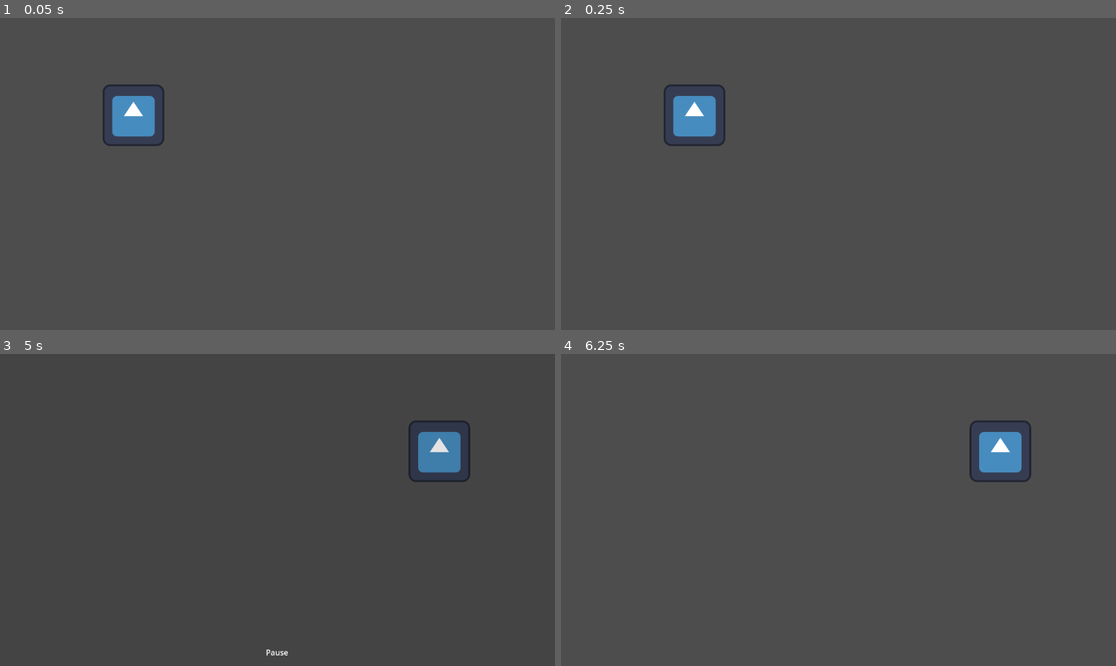
Above: before the commit, frames 1-4 (two rows, left to right).
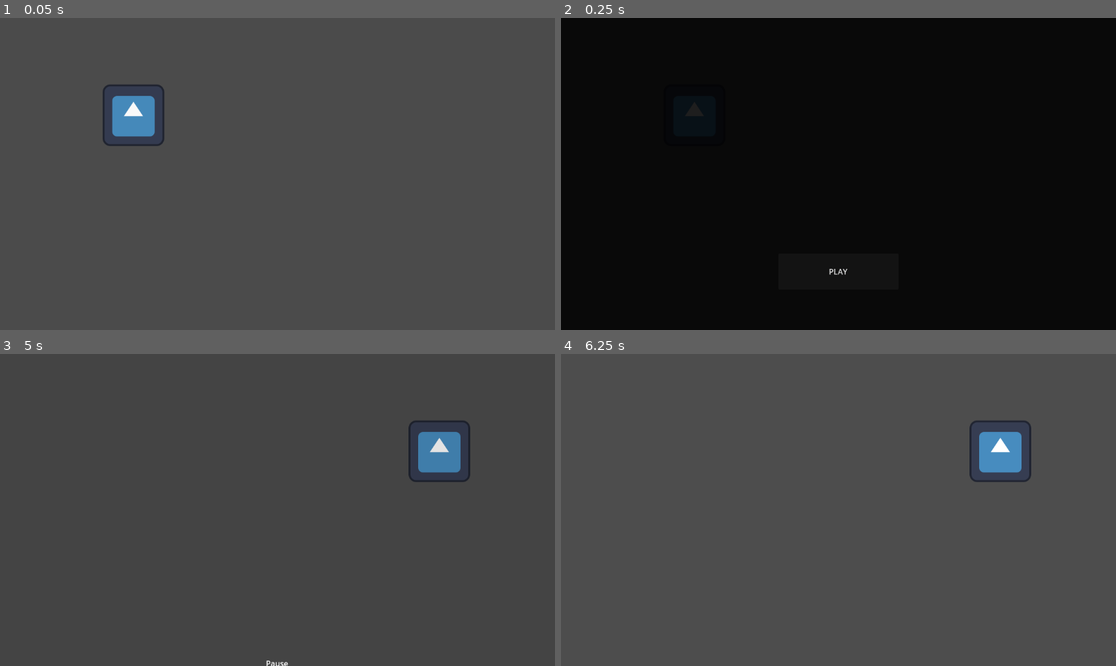
Above: after the commit, the same moments.

Repository: Ninesliced/globalgamejam2025
Game: Godot game, scene res://scenes/main.tscn
Same seed, same stepped clock (60 frames per second), same inputs: the game is played once before the commit and once after it. The engine's default icon, where the game draws it, is replaced by a stand-in: a white triangle on a blue panel in a dark square.
Inputs (mouse positions are in pixels of both pictures, inside the frame that each line leads up to):
- Up to frame 1 (0.05 s): no input
- Up to frame 2 (0.25 s): no input
- Up to frame 3 (5 s): click (277, 600) at 0.5 s, where only the run after the commit has a clickable "PLAY"; tap Enter (ui_accept) at 1.25, 1.52, 2.27, 3.77, 4.52 s; hold Right (ui_right) 1.28-2.78 s; hold Left (ui_left) 2.78-3.53 s; hold Right (ui_right) from 3.53 s (still down); tap Escape (pause) at 4.9 s
- Up to frame 4 (6.25 s): release Right (ui_right) at 5.03 s; hold Left (ui_left) 5.03-5.75 s; tap Enter (ui_accept) at 5.27 s; click "Resume" (after the commit: "RESUME") at 5.75 s

The runs differ from the first frame. In frame 2, 100% of the frame differs, in the area x 0-100%, y 0-100%; in frame 3, less than 0.1%; in frame 4, nothing differs.

Commit message:
add main menu, added quit to pause, changed pause

Diff:
--- /dev/null
+++ b/scenes/ui/menu/main_menu.gd
@@ -0,0 +1,7 @@
+extends Menu
+
+func _ready() -> void:
+	is_backable = false
+
+func _on_play_pressed():
+	Global.menu_manager.exit_menu()
--- /dev/null
+++ b/scenes/ui/menu/main_menu.tscn
@@ -0,0 +1,38 @@
+[gd_scene load_steps=2 format=3 uid="uid://tmy5pmuxhk1t"]
+
+[ext_resource type="Script" path="res://scenes/ui/menu/main_menu.gd" id="1_3dxpn"]
+
+[node name="MainMenu" type="Control"]
+layout_mode = 3
+anchors_preset = 15
+anchor_right = 1.0
+anchor_bottom = 1.0
+grow_horizontal = 2
+grow_vertical = 2
+script = ExtResource("1_3dxpn")
+
+[node name="VBoxContainer" type="VBoxContainer" parent="."]
+layout_mode = 1
+anchors_preset = 15
+anchor_right = 1.0
+anchor_bottom = 1.0
+grow_horizontal = 2
+grow_vertical = 2
+
+[node name="MarginContainer" type="MarginContainer" parent="VBoxContainer"]
+layout_mode = 2
+size_flags_vertical = 3
+size_flags_stretch_ratio = 6.29
+
+[node name="Button" type="Button" parent="VBoxContainer"]
+custom_minimum_size = Vector2(250, 75)
+layout_mode = 2
+size_flags_horizontal = 4
+text = "PLAY"
+
+[node name="MarginContainer2" type="MarginContainer" parent="VBoxContainer"]
+layout_mode = 2
+size_flags_vertical = 3
+size_flags_stretch_ratio = 1.22
+
+[connection signal="pressed" from="VBoxContainer/Button" to="." method="_on_play_pressed"]
--- a/scenes/ui/menu/menu_manager.gd
+++ b/scenes/ui/menu/menu_manager.gd
@@ -22,6 +22,7 @@
 
 
 func _ready():
+	set_menu("MainMenu")
 	pass
 
 @export var texture: Texture:
@@ -58,6 +59,7 @@
 func set_menu(menu_name: String, add_to_stack: bool = true, animation_direction_right = true):
 	var menu: Control = get_node_or_null("Menus/" + str(menu_name))
 	if not menu:
+		printerr("Menu not found: " + menu_name)
 		return
 
 	set_menu_by_node(menu, add_to_stack, animation_direction_right)
@@ -142,6 +144,8 @@
 	background_tween.tween_property(background, "modulate", color, MENU_TRANSITION_DURATION)
 
 	var initial_val = blur_background.material.get_shader_parameter("amount")
+	if not initial_val:
+		return
 	background_tween.tween_method(func(val):
 		blur_background.material.set_shader_parameter("amount", val)
 	, initial_val, final_blur, MENU_TRANSITION_DURATION)
--- a/scenes/ui/menu/menu_manager.tscn
+++ b/scenes/ui/menu/menu_manager.tscn
@@ -1,7 +1,8 @@
-[gd_scene load_steps=5 format=3 uid="uid://bk62u1muho6ot"]
+[gd_scene load_steps=6 format=3 uid="uid://bk62u1muho6ot"]
 
 [ext_resource type="Script" path="res://scenes/ui/menu/menu_manager.gd" id="1_2yx3i"]
 [ext_resource type="PackedScene" uid="uid://b64p3bg6pqutj" path="res://scenes/ui/menu/pause_menu.tscn" id="1_lurkk"]
+[ext_resource type="PackedScene" uid="uid://tmy5pmuxhk1t" path="res://scenes/ui/menu/main_menu.tscn" id="3_no84k"]
 
 [sub_resource type="AudioStreamRandomizer" id="AudioStreamRandomizer_bms1h"]
 random_pitch = 1.1
@@ -59,3 +60,6 @@
 
 [node name="PauseMenu" parent="Menus" instance=ExtResource("1_lurkk")]
 layout_mode = 1
+
+[node name="MainMenu" parent="Menus" instance=ExtResource("3_no84k")]
+layout_mode = 1
--- a/scenes/ui/menu/pause_menu.gd
+++ b/scenes/ui/menu/pause_menu.gd
@@ -1,4 +1,7 @@
 extends Menu
 
 func _on_button_pressed():
-    Global.menu_manager.exit_menu()
+	Global.menu_manager.exit_menu()
+
+func _on_quit_pressed():
+	Global.menu_manager.set_menu("MainMenu")
--- a/scenes/ui/menu/pause_menu.tscn
+++ b/scenes/ui/menu/pause_menu.tscn
@@ -11,33 +11,52 @@
 grow_vertical = 2
 script = ExtResource("1_cjlbg")
 
-[node name="MarginContainer" type="MarginContainer" parent="."]
+[node name="VBoxContainer" type="VBoxContainer" parent="."]
 layout_mode = 1
 anchors_preset = 15
 anchor_right = 1.0
 anchor_bottom = 1.0
 grow_horizontal = 2
 grow_vertical = 2
-theme_override_constants/margin_left = 16
-theme_override_constants/margin_top = 16
-theme_override_constants/margin_right = 16
-theme_override_constants/margin_bottom = 16
 
-[node name="Label" type="Label" parent="MarginContainer"]
+[node name="MarginContainer4" type="MarginContainer" parent="VBoxContainer"]
+layout_mode = 2
+size_flags_vertical = 3
+size_flags_stretch_ratio = 1.39
+
+[node name="Label" type="Label" parent="VBoxContainer"]
 layout_mode = 2
 size_flags_horizontal = 4
 size_flags_vertical = 0
 text = "Pause"
 horizontal_alignment = 1
 
-[node name="VBoxContainer" type="VBoxContainer" parent="MarginContainer"]
+[node name="MarginContainer" type="MarginContainer" parent="VBoxContainer"]
+layout_mode = 2
+size_flags_vertical = 3
+size_flags_stretch_ratio = 10.84
+
+[node name="Button" type="Button" parent="VBoxContainer"]
+custom_minimum_size = Vector2(250, 75)
 layout_mode = 2
 size_flags_horizontal = 4
-size_flags_vertical = 4
-alignment = 1
+text = "RESUME"
 
-[node name="Button" type="Button" parent="MarginContainer/VBoxContainer"]
+[node name="MarginContainer2" type="MarginContainer" parent="VBoxContainer"]
 layout_mode = 2
-text = "Resume"
+size_flags_vertical = 3
+size_flags_stretch_ratio = 0.33
 
-[connection signal="pressed" from="MarginContainer/VBoxContainer/Button" to="." method="_on_button_pressed"]
+[node name="Button2" type="Button" parent="VBoxContainer"]
+custom_minimum_size = Vector2(250, 75)
+layout_mode = 2
+size_flags_horizontal = 4
+text = "QUIT"
+
+[node name="MarginContainer3" type="MarginContainer" parent="VBoxContainer"]
+layout_mode = 2
+size_flags_vertical = 3
+size_flags_stretch_ratio = 5.25
+
+[connection signal="pressed" from="VBoxContainer/Button" to="." method="_on_button_pressed"]
+[connection signal="pressed" from="VBoxContainer/Button2" to="." method="_on_quit_pressed"]
